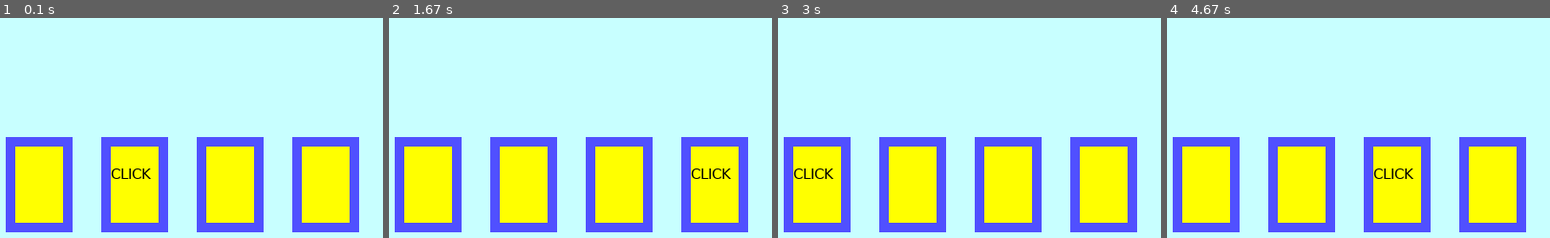
Above: before the commit, frames 1-4 (left to right).
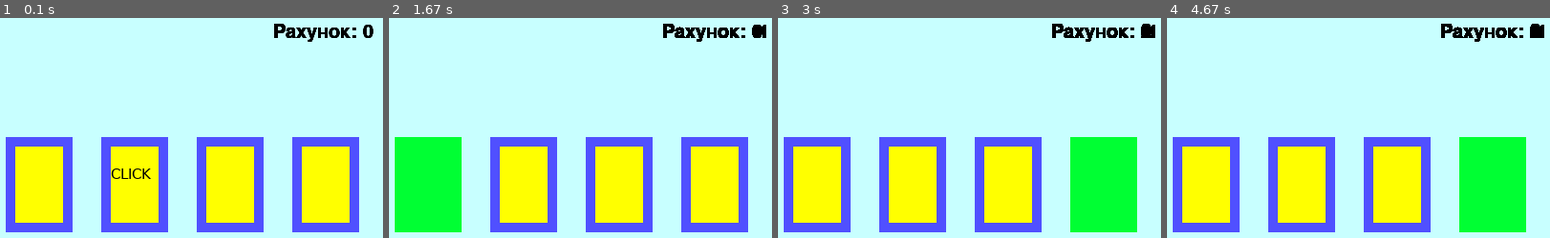
Above: after the commit, the same moments.

Repository: markgardie/Logika_Python
Game: pygame game, started from fast-clicker/main.py
Same seed, same stepped clock (60 frames per second), same inputs: the game is played once before the commit and once after it.
Inputs (mouse positions are in pixels of both pictures, inside the frame that each line leads up to):
- Up to frame 1 (0.1 s): no input
- Up to frame 2 (1.67 s): click (722, 200) at 0.38 s; click (523, 185) at 0.72 s; click (419, 141) at 1.22 s
- Up to frame 3 (3 s): click (1103, 185) at 2.05 s
- Up to frame 4 (4.67 s): click (1492, 202) at 4.38 s

The runs differ from the first frame. In frame 1, 0.8% of the frame differs, in the area x 71-98%, y 2-11%; in frame 2, 8.7%; in frame 3, 8.7%, in the area x 3-99%, y 2-98%; in frame 4, 8.7%.

Commit message:
fast clicker, lesson 3, part 1

Diff:
--- a/fast-clicker/constants.py
+++ b/fast-clicker/constants.py
@@ -1,3 +1,8 @@
+
+import pygame
+
+pygame.init()
+
 BACKGROUND_COLOR = (200, 255, 255)
 YELLOW = (255,255,0)
 DARK_BLUE = (0,0,100)
@@ -20,6 +25,10 @@
 TEXT = "CLICK"
 FONT = "verdana"
 
+SCORES_TEXT = "Рахунок:"
+SCORES_TEXT_SIZE = 30
+SCORES_TEXT_COR = (350, 50)
+SCORES_FONT = pygame.font.Font(None, SCORES_TEXT_SIZE)
 
 START_X = 70
 CARDS_DISTANCE = 100
@@ -31,3 +40,5 @@
 CARDS_NUM = 4
 
 FPS = 60
+
+scores = [0]
--- a/fast-clicker/functions.py
+++ b/fast-clicker/functions.py
@@ -26,7 +26,7 @@
 
     if wait == 0:
 
-        wait = 20
+        wait = 60
         global click_text
 
         click_text = randint(1, len(cards))
@@ -48,6 +48,10 @@
         if card.collide(x, y):
             if (cards.index(card) + 1) == click_text:
                 card.set_color(GREEN)
+                scores[0] += 1
             else:
                 card.set_color(RED)
+                scores[0] -= 1
             pygame.draw.rect(window, card.color, card.hitbox)
+
+    return scores
--- a/fast-clicker/main.py
+++ b/fast-clicker/main.py
@@ -3,13 +3,14 @@
 from classes.Card import*
 from functions import create_cards, draw_cards, click
 
+
 window = Window(WINDOW_WIDTH, WINDOW_HEIGHT, CAPTION, BACKGROUND_COLOR)
 cards = create_cards(window.screen)
-
 
 game = True
 
 while game:
+
     draw_cards(window.screen, cards)
 
     for e in pygame.event.get():
@@ -18,7 +19,8 @@
         if e.type == pygame.MOUSEBUTTONDOWN and e.button == 1:
             click(window.screen, cards, e)
 
-
+    scores_text = SCORES_FONT.render(f"{SCORES_TEXT} {scores[0]}", True, TEXT_COLOR)
+    window.screen.blit(scores_text, SCORES_TEXT_COR)
 
     pygame.display.flip()
 
--- /dev/null
+++ b/fast-clicker/plan.txt
@@ -0,0 +1,29 @@
+
++ оформлення, константи
+
++ картка
+  текст
+  прямокутник
+  колір
++ фон, вікно
+  створення вікна
+  створення надпису
+  годинник
+  заливка
+лічильник + таймер
+
++ перевірка кліка
+  правильний клік
+     зелений колір
+     збільшення балів
+  неправильний клік
+     червоний колір
+     зменшення балів
+
+перемога
+поразка
+
++ створення карток
++ малювання карток
+
+головна + цикл
Empty file added: fast-clicker/classes/Label.py
